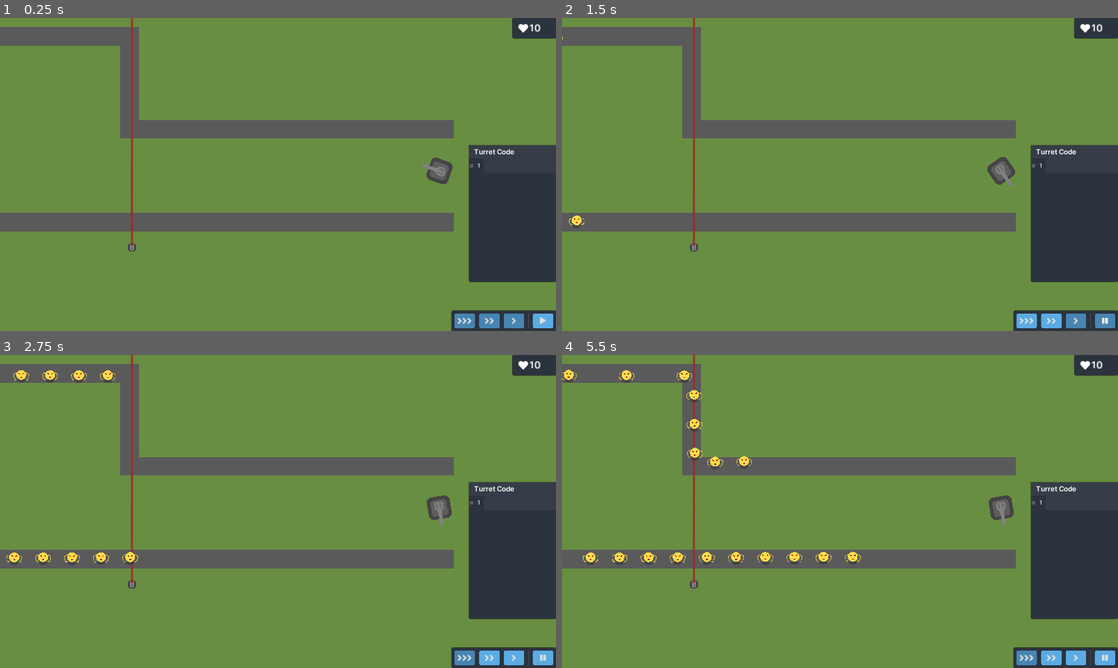
Above: before the commit, frames 1-4 (two rows, left to right).
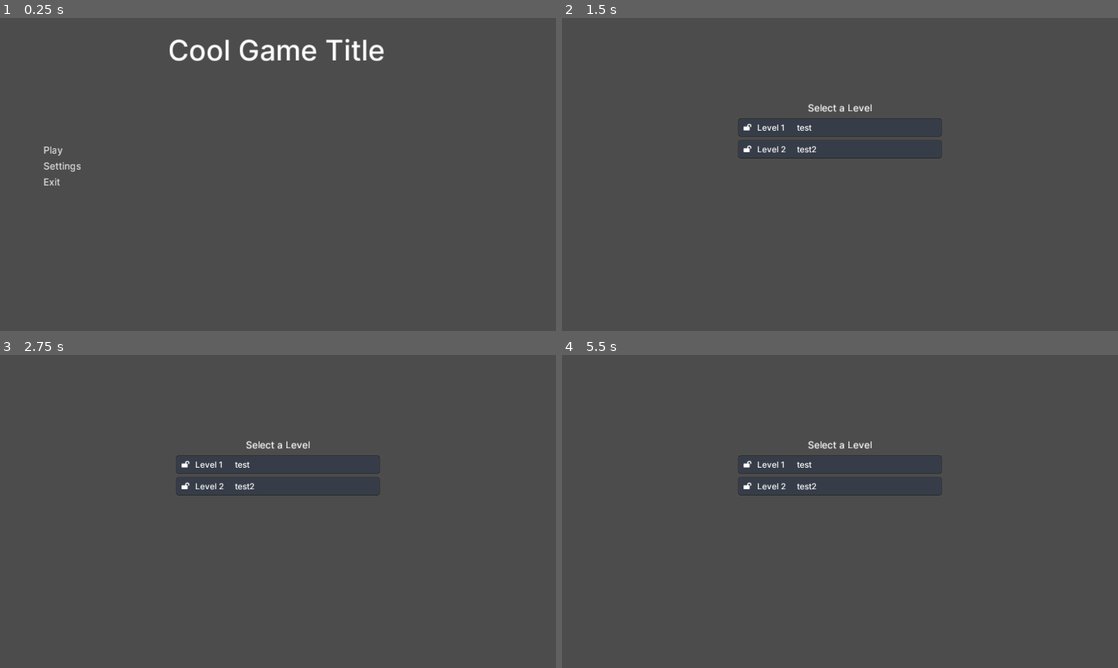
Above: after the commit, the same moments.

Repository: Latiang/tower-defense-godot
Game: Godot game, scene res://objects/Main.tscn
The game is run twice, just before and just after one commit, with the same random seed, the same clock (stepped at 60 frames per second) and the same inputs.
Inputs (mouse positions are in pixels of both pictures, inside the frame that each line leads up to):
- Up to frame 1 (0.25 s): no input
- Up to frame 2 (1.5 s): click (623, 149) at 0.5 s, where only the run after the commit has a clickable "Play"; click (1106, 321) at 1.25 s, where only the run before the commit has a clickable ""
- Up to frame 3 (2.75 s): click (467, 658) at 2 s, where only the run before the commit has a clickable ""
- Up to frame 4 (5.5 s): click (1051, 658) at 2.75 s, where only the run before the commit has a clickable ""; click (1073, 658) at 3.5 s, where only the run before the commit has a clickable ""; click (1106, 658) at 4.25 s, where only the run before the commit has a clickable ""; click (1029, 658) at 5 s, where only the run before the commit has a clickable ""

The runs differ from the first frame. In frame 1, 88% of the frame differs, in the area x 0-100%, y 0-100%; in frame 2, 90%; in frame 3, 90%; in frame 4, 91%.

Commit message:
Add rudimentary main menu and level selection

Diff:
--- a/src/objects/Enemy.gd
+++ b/src/objects/Enemy.gd
@@ -25,4 +25,7 @@
 
 # Collision with bullet. Remove
 func _on_Area2D_body_entered(body):
+	# Remove bullet
+	body.queue_free()
+	# Remove enemy
 	queue_free()
--- a/src/objects/GUI.gd
+++ b/src/objects/GUI.gd
@@ -15,6 +15,16 @@
 # Called when the node enters the scene tree for the first time.
 func _ready():
 	pass # Replace with function body.
+
+func hide():
+	$CodeWindow.hide()
+	$LevelControlsPanel.hide()
+	$HealthPanel.hide()
+
+func show():
+	$CodeWindow.show()
+	$LevelControlsPanel.show()
+	$HealthPanel.show()
 
 # Called every frame. 'delta' is the elapsed time since the previous frame.
 #func _process(delta):
--- a/src/objects/GUI.tscn
+++ b/src/objects/GUI.tscn
@@ -39,7 +39,7 @@
 margin_left = -300.0
 margin_top = -100.0
 margin_right = 0.0
-margin_bottom = 200.0
+margin_bottom = 370.0
 
 [node name="LevelControlsPanel" type="PanelContainer" parent="."]
 anchor_left = 1.0
--- a/src/objects/LevelManager.gd
+++ b/src/objects/LevelManager.gd
@@ -10,13 +10,14 @@
 
 func _ready():
 	$AutoSaveTimer.start()
-	load_level(0)
+	#load_level(0)
 
 func _on_AutoSaveTimer_timeout():
-	$GUI/CodeWindow.save_code_to_turret()
-	save_state.save_level_data(current_level, current_level_index, 2)
-	save_state.save_to_file()
-	print("Autosaving level")
+	if current_level:
+		$GUI/CodeWindow.save_code_to_turret()
+		save_state.save_level_data(current_level, current_level_index, 2)
+		save_state.save_to_file()
+		print("Autosaving level")
 
 # Handle input for debugging purposes
 var level_toggle = false
--- a/src/objects/LevelSelectNode.gd
+++ b/src/objects/LevelSelectNode.gd
@@ -1,7 +1,7 @@
 tool
 extends PanelContainer
 
-signal pressed()
+signal pressed(level_number)
 
 export var level_number = 1
 export var level_name = ""
@@ -11,16 +11,16 @@
 
 # Called when the node enters the scene tree for the first time.
 func _ready():
-	lock()
+	pass
 
 func update_children_properties():
-	$HBoxContainer/LevelNumberLabel.text = level_number
-	$HBoxContainer/LevelNameLabel.text = level_number
+	$HBoxContainer/MarginContainer/LevelNumberLabel.text = "Level %d" % level_number
+	$HBoxContainer/MarginContainer2/LevelNameLabel.text = level_name
 
 
 func _on_LevelSelectNode_gui_input(event):
 	if event is InputEventMouseButton and event.pressed and event.button_index == BUTTON_LEFT and !locked:
-		emit_signal("pressed")
+		emit_signal("pressed", level_number-1)
 
 func unlock():
 	$HBoxContainer/MarginContainer3/LevelIcon.text = ""
--- a/src/objects/LevelSelectNode.tscn
+++ b/src/objects/LevelSelectNode.tscn
@@ -23,13 +23,13 @@
 shadow_size = 3
 anti_aliasing = false
 
-[sub_resource type="DynamicFont" id=6]
-size = 35
+[sub_resource type="DynamicFont" id=7]
+size = 30
 use_filter = true
 font_data = ExtResource( 2 )
 
-[sub_resource type="Theme" id=7]
-default_font = SubResource( 6 )
+[sub_resource type="Theme" id=8]
+default_font = SubResource( 7 )
 Button/colors/font_color = Color( 0.88, 0.88, 0.88, 1 )
 Button/colors/font_color_disabled = Color( 0.9, 0.9, 0.9, 0.2 )
 Button/colors/font_color_hover = Color( 0.94, 0.94, 0.94, 1 )
@@ -51,7 +51,8 @@
 [node name="LevelSelectNode" type="PanelContainer"]
 margin_right = 700.0
 margin_bottom = 60.0
-theme = SubResource( 7 )
+rect_min_size = Vector2( 700, 60 )
+theme = SubResource( 8 )
 script = ExtResource( 1 )
 __meta__ = {
 "_edit_use_anchors_": false
@@ -67,6 +68,7 @@
 [node name="MarginContainer3" type="MarginContainer" parent="HBoxContainer"]
 margin_right = 45.0
 margin_bottom = 60.0
+mouse_filter = 1
 custom_constants/margin_left = 15
 
 [node name="LevelIcon" type="Label" parent="HBoxContainer/MarginContainer3"]
@@ -75,29 +77,34 @@
 margin_right = 45.0
 margin_bottom = 43.0
 rect_min_size = Vector2( 30, 0 )
-custom_fonts/font = SubResource( 8 )
+mouse_filter = 1
+custom_fonts/font = SubResource( 9 )
 text = ""
 align = 1
 valign = 1
 
 [node name="MarginContainer" type="MarginContainer" parent="HBoxContainer"]
 margin_left = 49.0
-margin_right = 191.0
+margin_right = 174.0
 margin_bottom = 60.0
-custom_constants/margin_right = 15
-custom_constants/margin_left = 10
+mouse_filter = 1
+custom_constants/margin_right = 0
+custom_constants/margin_left = 15
 
 [node name="LevelNumberLabel" type="Label" parent="HBoxContainer/MarginContainer"]
-margin_left = 10.0
-margin_top = 8.0
-margin_right = 127.0
-margin_bottom = 51.0
+margin_left = 15.0
+margin_top = 11.0
+margin_right = 125.0
+margin_bottom = 49.0
+rect_min_size = Vector2( 110, 0 )
+mouse_filter = 1
 text = "Level 1"
 
 [node name="MarginContainer4" type="MarginContainer" parent="HBoxContainer"]
-margin_left = 195.0
-margin_right = 199.0
+margin_left = 178.0
+margin_right = 182.0
 margin_bottom = 60.0
+mouse_filter = 1
 custom_constants/margin_top = 5
 custom_constants/margin_bottom = 5
 
@@ -105,27 +112,31 @@
 margin_top = 5.0
 margin_right = 4.0
 margin_bottom = 55.0
+mouse_filter = 1
 __meta__ = {
 "_edit_use_anchors_": false
 }
 
 [node name="MarginContainer2" type="MarginContainer" parent="HBoxContainer"]
-margin_left = 203.0
-margin_right = 540.0
+margin_left = 186.0
+margin_right = 479.0
 margin_bottom = 60.0
+mouse_filter = 1
 custom_constants/margin_right = 15
 custom_constants/margin_left = 15
 
 [node name="LevelNameLabel" type="Label" parent="HBoxContainer/MarginContainer2"]
 margin_left = 15.0
-margin_top = 8.0
-margin_right = 322.0
-margin_bottom = 51.0
+margin_top = 11.0
+margin_right = 278.0
+margin_bottom = 49.0
+mouse_filter = 1
 text = "Back to the basics"
+valign = 1
 
 [node name="LevelPreviewTexture" type="TextureRect" parent="HBoxContainer"]
-margin_left = 544.0
-margin_right = 544.0
+margin_left = 483.0
+margin_right = 483.0
 margin_bottom = 60.0
 
 [node name="GreyOutRect" type="ColorRect" parent="."]
--- a/src/objects/LevelSelectionMenu.gd
+++ b/src/objects/LevelSelectionMenu.gd
@@ -5,10 +5,25 @@
 # var a = 2
 # var b = "text"
 
-var save_state = {"levels": ["name", status, ["turret1_code", "turret2_code"]]}
-
 # Called when the node enters the scene tree for the first time.
 func _ready():
 	pass # Replace with function body.
 
 func populate_level_buttons(save_state):
+	var level_panel = preload("res://objects/LevelSelectNode.tscn")
+	var i = 1
+	for level_info in save_state.get_level_states():
+		var new_level_panel = level_panel.instance()
+		new_level_panel.level_number = i
+		new_level_panel.level_name = level_info["description"]
+		new_level_panel.update_children_properties()
+		print(level_info["status"])
+		if level_info["status"] == 0:
+			new_level_panel.lock()
+		elif level_info["status"] == 1 || level_info["status"] == 2:
+			new_level_panel.unlock()
+		elif level_info["status"] == 3:
+			new_level_panel.completed()
+		new_level_panel.connect("pressed", get_parent(), "_on_level_button_pressed")
+		$MarginContainer/VBoxContainer.add_child(new_level_panel)
+		i += 1
--- a/src/objects/Main.gd
+++ b/src/objects/Main.gd
@@ -1 +1,13 @@
 extends Node
+
+func _ready():
+	# Load save
+	$MainMenu/LevelSelectionMenu.populate_level_buttons($LevelManager.save_state)
+	#$MainMenu.hide()
+	$LevelManager/GUI.hide()
+
+
+func _on_MainMenu_start_level(level_number):
+	$MainMenu.hide()
+	$LevelManager/GUI.show()
+	$LevelManager.load_level(level_number)
--- a/src/objects/Main.tscn
+++ b/src/objects/Main.tscn
@@ -1,8 +1,9 @@
-[gd_scene load_steps=4 format=2]
+[gd_scene load_steps=5 format=2]
 
 [ext_resource path="res://objects/GUI.tscn" type="PackedScene" id=1]
 [ext_resource path="res://objects/LevelManager.gd" type="Script" id=2]
 [ext_resource path="res://objects/Main.gd" type="Script" id=3]
+[ext_resource path="res://objects/MainMenu.tscn" type="PackedScene" id=4]
 
 [node name="Main" type="Node"]
 script = ExtResource( 3 )
@@ -14,8 +15,11 @@
 
 [node name="AutoSaveTimer" type="Timer" parent="LevelManager"]
 wait_time = 10.0
+
+[node name="MainMenu" parent="." instance=ExtResource( 4 )]
 [connection signal="next_level" from="LevelManager/GUI" to="LevelManager" method="_on_GUI_next_level"]
 [connection signal="restart_level" from="LevelManager/GUI" to="LevelManager" method="_on_GUI_restart_level"]
 [connection signal="start_wave" from="LevelManager/GUI" to="LevelManager" method="_on_GUI_start_wave"]
 [connection signal="update_time_scale" from="LevelManager/GUI" to="LevelManager" method="_on_GUI_update_time_scale"]
 [connection signal="timeout" from="LevelManager/AutoSaveTimer" to="LevelManager" method="_on_AutoSaveTimer_timeout"]
+[connection signal="start_level" from="MainMenu" to="." method="_on_MainMenu_start_level"]
--- a/src/objects/MainMenu.gd
+++ b/src/objects/MainMenu.gd
@@ -1,24 +1,23 @@
 extends CanvasLayer
 
-
-# Declare member variables here. Examples:
-# var a = 2
-# var b = "text"
-
+signal start_level(level_number)
 
 # Called when the node enters the scene tree for the first time.
 func _ready():
 	pass # Replace with function body.
 
+func hide():
+	$TitleMenu.hide()
+	$LevelSelectionMenu.hide()
 
-# Called every frame. 'delta' is the elapsed time since the previous frame.
-#func _process(delta):
-#	pass
+func show():
+	$TitleMenu.show()
+	$LevelSelectionMenu.show()
 
 # Open level selection menu
 func _on_PlayButton_pressed():
-	pass # Replace with function body.
-
+	$TitleMenu.hide()
+	$LevelSelectionMenu.show()
 
 func _on_SettingsButton_pressed():
 	pass # Replace with function body.
@@ -26,3 +25,7 @@
 # Exit game
 func _on_ExitButton_pressed():
 	get_tree().quit()
+
+func _on_level_button_pressed(level_number):
+	emit_signal("start_level", level_number)
+	print("Level %d requested" % level_number)
--- a/src/objects/MainMenu.tscn
+++ b/src/objects/MainMenu.tscn
@@ -4,12 +4,10 @@
 [ext_resource path="res://objects/MainMenu.gd" type="Script" id=2]
 [ext_resource path="res://objects/LevelSelectionMenu.gd" type="Script" id=3]
 
-[sub_resource type="DynamicFont" id=8]
+[sub_resource type="DynamicFont" id=1]
 size = 100
 use_filter = true
 font_data = ExtResource( 1 )
-
-[sub_resource type="StyleBoxEmpty" id=1]
 
 [sub_resource type="StyleBoxEmpty" id=2]
 
@@ -19,29 +17,36 @@
 
 [sub_resource type="StyleBoxEmpty" id=5]
 
-[sub_resource type="DynamicFont" id=6]
+[sub_resource type="StyleBoxEmpty" id=6]
+
+[sub_resource type="DynamicFont" id=7]
 size = 35
 use_filter = true
 font_data = ExtResource( 1 )
 
-[sub_resource type="Theme" id=7]
-default_font = SubResource( 6 )
+[sub_resource type="Theme" id=8]
+default_font = SubResource( 7 )
 Button/colors/font_color = Color( 0.88, 0.88, 0.88, 1 )
 Button/colors/font_color_disabled = Color( 0.9, 0.9, 0.9, 0.2 )
 Button/colors/font_color_hover = Color( 0.94, 0.94, 0.94, 1 )
 Button/colors/font_color_pressed = Color( 1, 1, 1, 1 )
 Button/constants/hseparation = 2
 Button/fonts/font = null
-Button/styles/disabled = SubResource( 1 )
-Button/styles/focus = SubResource( 2 )
-Button/styles/hover = SubResource( 3 )
-Button/styles/normal = SubResource( 4 )
-Button/styles/pressed = SubResource( 5 )
+Button/styles/disabled = SubResource( 2 )
+Button/styles/focus = SubResource( 3 )
+Button/styles/hover = SubResource( 4 )
+Button/styles/normal = SubResource( 5 )
+Button/styles/pressed = SubResource( 6 )
 
 [node name="MainMenu" type="CanvasLayer"]
 script = ExtResource( 2 )
 
-[node name="TitleMenu" type="Node" parent="."]
+[node name="TitleMenu" type="Control" parent="."]
+anchor_right = 1.0
+anchor_bottom = 1.0
+__meta__ = {
+"_edit_use_anchors_": false
+}
 
 [node name="MarginContainer2" type="MarginContainer" parent="TitleMenu"]
 anchor_left = 0.5
@@ -117,8 +122,44 @@
 text = "Exit"
 align = 0
 
-[node name="LevelSelectionMenu" type="Node" parent="."]
+[node name="LevelSelectionMenu" type="Control" parent="."]
+visible = false
+anchor_right = 1.0
+anchor_bottom = 1.0
 script = ExtResource( 3 )
+__meta__ = {
+"_edit_use_anchors_": false
+}
+
+[node name="MarginContainer" type="MarginContainer" parent="LevelSelectionMenu"]
+anchor_left = 0.5
+anchor_top = 0.5
+anchor_right = 0.5
+anchor_bottom = 0.5
+margin_left = -350.0
+margin_top = -250.0
+margin_right = 350.0
+margin_bottom = -230.0
+rect_min_size = Vector2( 700, 0 )
+__meta__ = {
+"_edit_use_anchors_": false
+}
+
+[node name="VBoxContainer" type="VBoxContainer" parent="LevelSelectionMenu/MarginContainer"]
+margin_right = 700.0
+margin_bottom = 43.0
+theme = SubResource( 8 )
+custom_constants/separation = 15
+__meta__ = {
+"_edit_use_anchors_": false
+}
+
+[node name="Label" type="Label" parent="LevelSelectionMenu/MarginContainer/VBoxContainer"]
+margin_right = 700.0
+margin_bottom = 43.0
+text = "Select a Level"
+align = 1
+valign = 1
 [connection signal="pressed" from="TitleMenu/MarginContainer/MainOptionsContainer/MarginContainer/PlayButton" to="." method="_on_PlayButton_pressed"]
 [connection signal="pressed" from="TitleMenu/MarginContainer/MainOptionsContainer/MarginContainer2/SettingsButton" to="." method="_on_SettingsButton_pressed"]
 [connection signal="pressed" from="TitleMenu/MarginContainer/MainOptionsContainer/MarginContainer3/ExitButton" to="." method="_on_ExitButton_pressed"]
--- /dev/null
+++ b/src/saves/save1.json
@@ -0,0 +1 @@
+{"levels":[{"description":"test","file":"TestLevel1","status":2,"turret_code":[""]},{"description":"test2","file":"TestLevel2","status":2,"turret_code":["",""]}]}
Not shown: 2 places in src/objects/LevelSelectNode.tscn that only renumber resources
Not shown: 2 places in src/objects/MainMenu.tscn that only renumber resources
